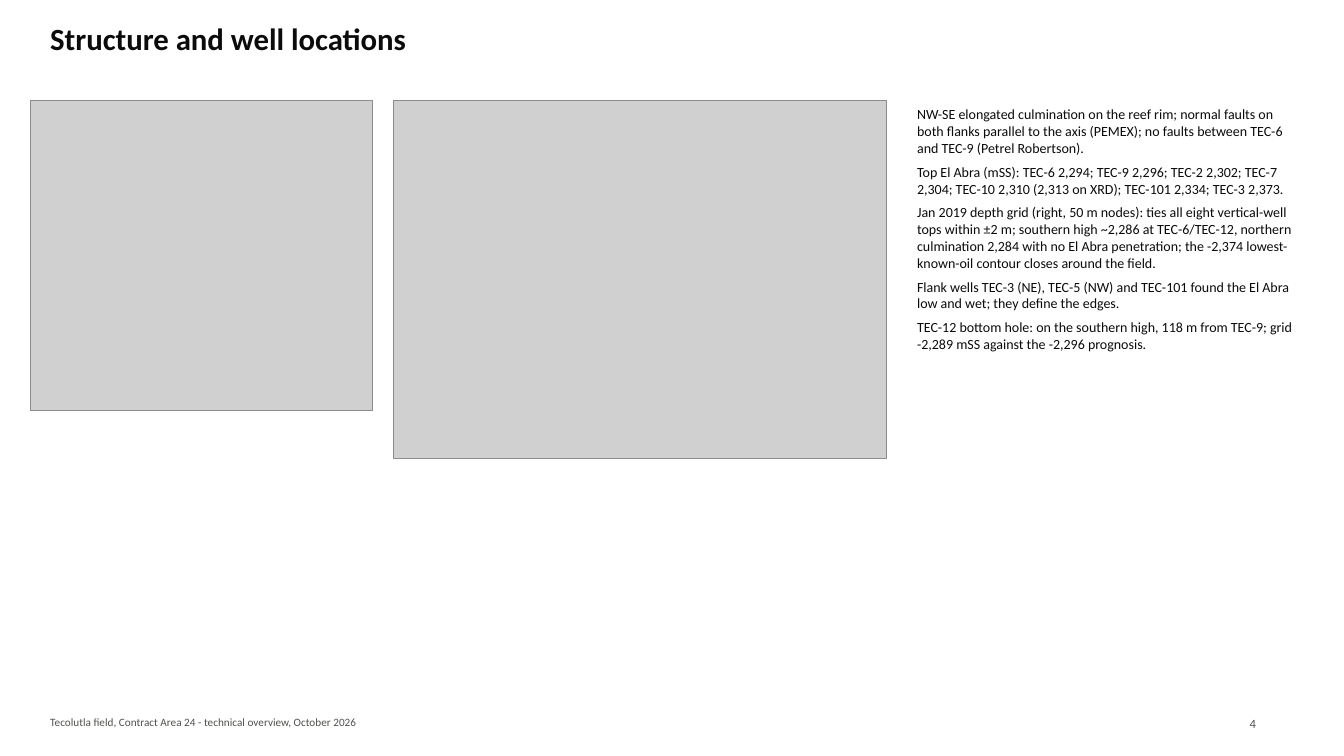
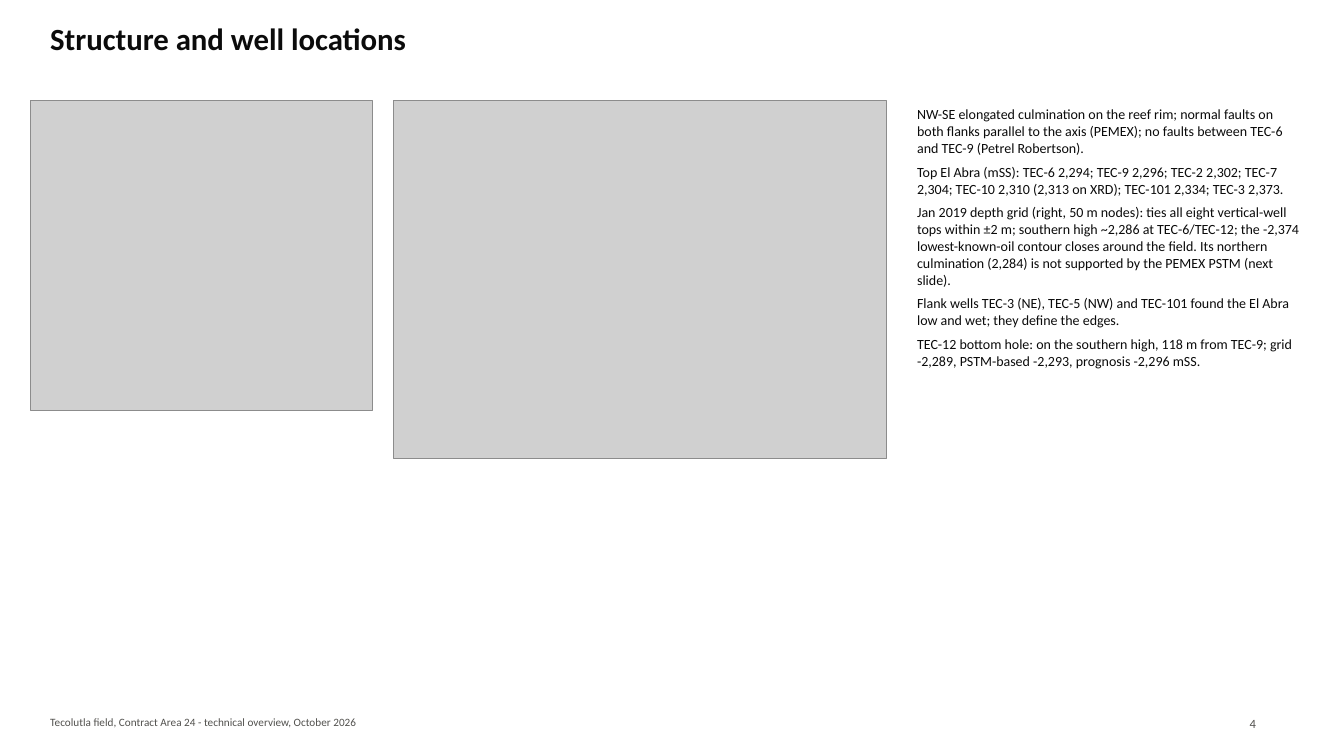
Before and after one commit to gunner1976/git_practice, a slide deck: slide 4 of docs/Tecolutla_Technical_Overview.pptx. Drawn at 1344x756 pixels with LibreOffice and Linux fonts; fonts in the diff are those of the drawing; grey boxes stand for pictures. Boxes give left, top, right and bottom in pixels: in the first picture for what was removed or moved away, otherwise in the second. Text is boxed around its words. In the diff, an @@ line names an element or a change of style, - is before the commit and + after.

```diff
--- a/docs/Tecolutla_Technical_Overview.pptx
+++ b/docs/Tecolutla_Technical_Overview.pptx
@@ text at <box>917,207,1299,287</box>: text changed @@
-Jan 2019 depth grid (right, 50 m nodes): ties all eight vertical-well tops within ±2 m; southern high ~2,286 at TEC-6/TEC-12, northern culmination 2,284 with no El Abra penetration; the -2,374 lowest-known-oil contour closes around the field.
+Jan 2019 depth grid (right, 50 m nodes): ties all eight vertical-well tops within ±2 m; southern high ~2,286 at TEC-6/TEC-12; the -2,374 lowest-known-oil contour closes around the field. Its northern culmination (2,284) is not supported by the PEMEX PSTM (next slide).
@@ text at <box>917,339,1292,369</box>: text changed @@
-TEC-12 bottom hole: on the southern high, 118 m from TEC-9; grid -2,289 mSS against the -2,296 prognosis.
+TEC-12 bottom hole: on the southern high, 118 m from TEC-9; grid -2,289, PSTM-based -2,293, prognosis -2,296 mSS.
```
Also in this commit, not shown: 19 other slides changed, 1 slide added, 5 other files.
